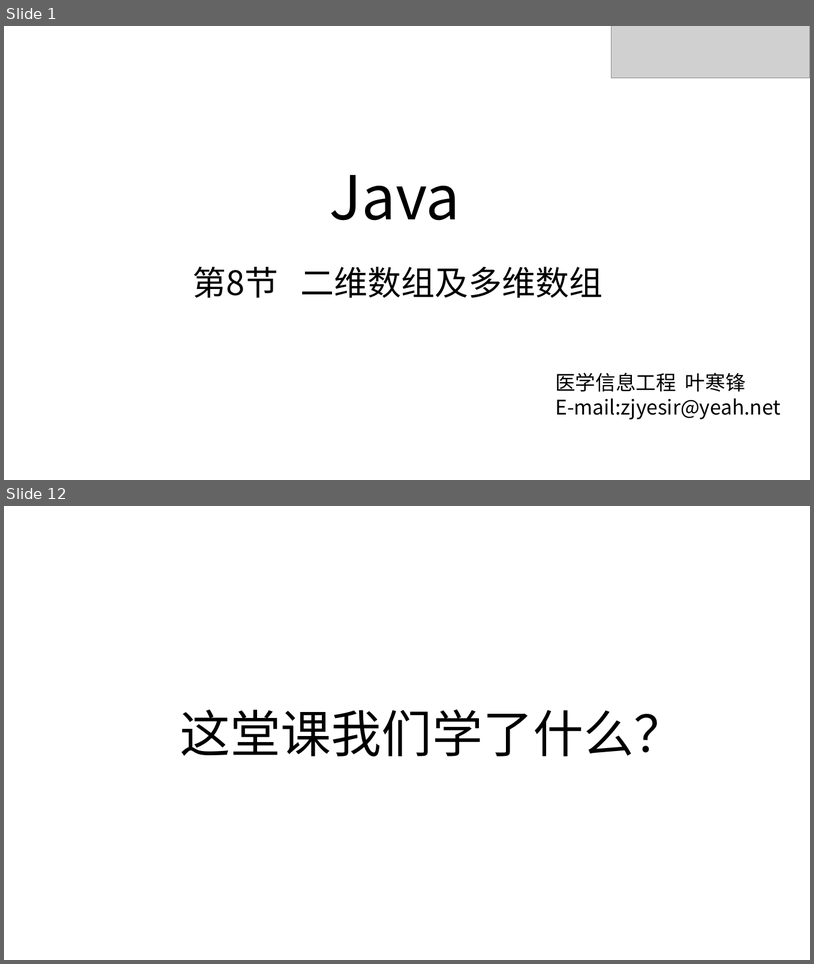
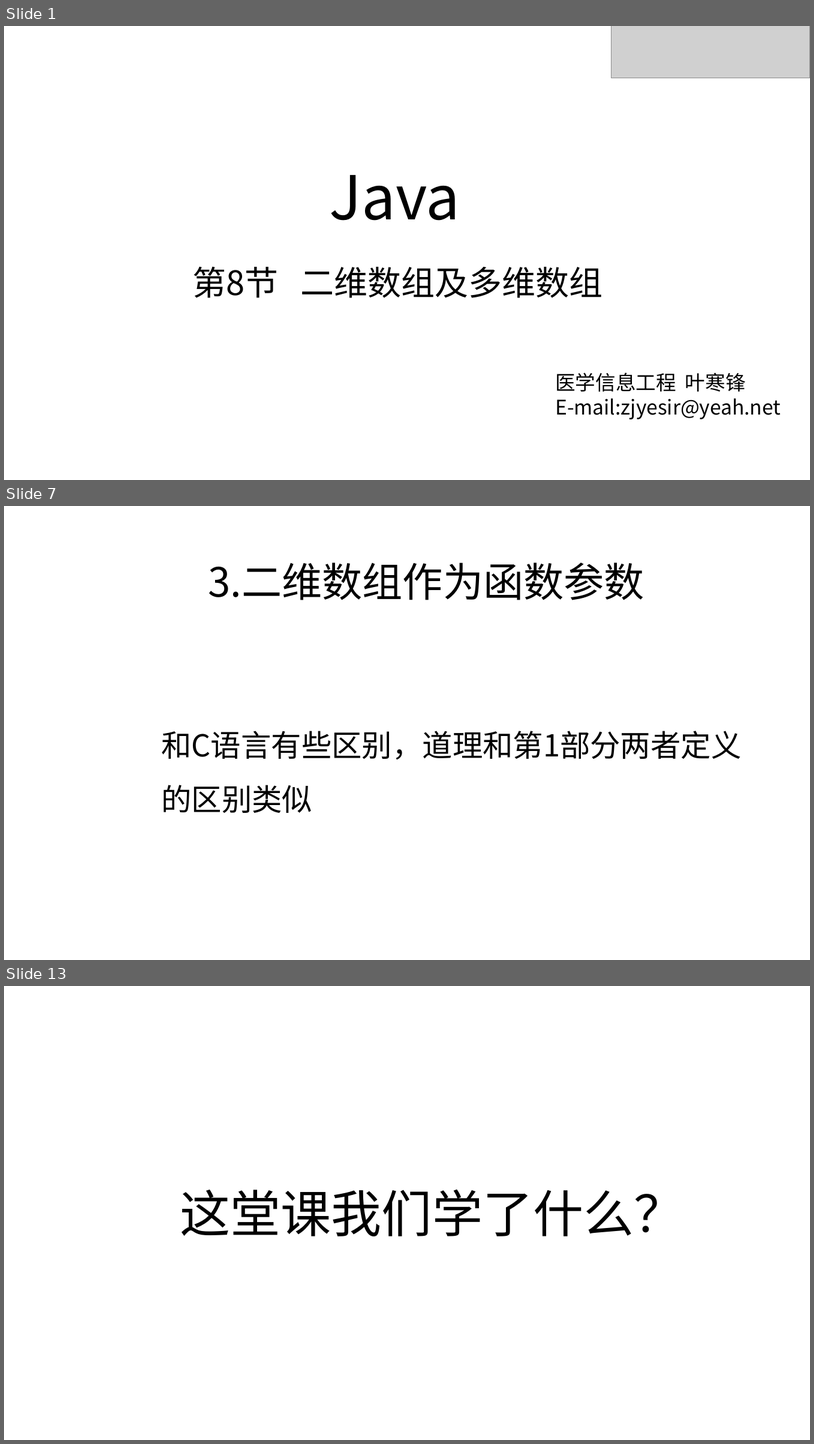
Before and after one commit to zjyesir/hmc_java_1, a slide deck: ppt/8. 二维数组.pptx. Shown one above the other, each under a label of ours: slides 1 and 12 before the commit, slides 1, 7 and 13 after it; the slides between them are not shown. The pictures are 814x964 and 814x1444 pixels, drawn with LibreOffice and Linux fonts; fonts in the diff are those of the drawing; grey boxes stand for pictures; background and template pictures are left out. Boxes give left, top, right and bottom in pixels: in the first picture for what was removed or moved away, otherwise in the second. Text is boxed around its words. In the diff, an @@ line names an element or a change of style, - is before the commit and + after.

Commit message:
二维数组 ppt完成

```diff
--- a/ppt/8. 二维数组.pptx
+++ b/ppt/8. 二维数组.pptx
@@ slide 7 added at (x1=4, y1=506, x2=810, y2=960), background picture (left out) @@
@@ text added at (x1=208, y1=562, x2=645, y2=600), 48 pt, text #000000 @@
+3.二维数组作为函数参数
@@ text added at (x1=161, y1=730, x2=741, y2=759), 36 pt, text #000000 @@
+和C语言有些区别，道理和第1部分两者定义的区别类似
@@ what was slide 12 is now slide 13 @@
```
Also in this commit, not shown: 1 slide changed, 9 other slides added, 9 slides removed, 2 other files.
